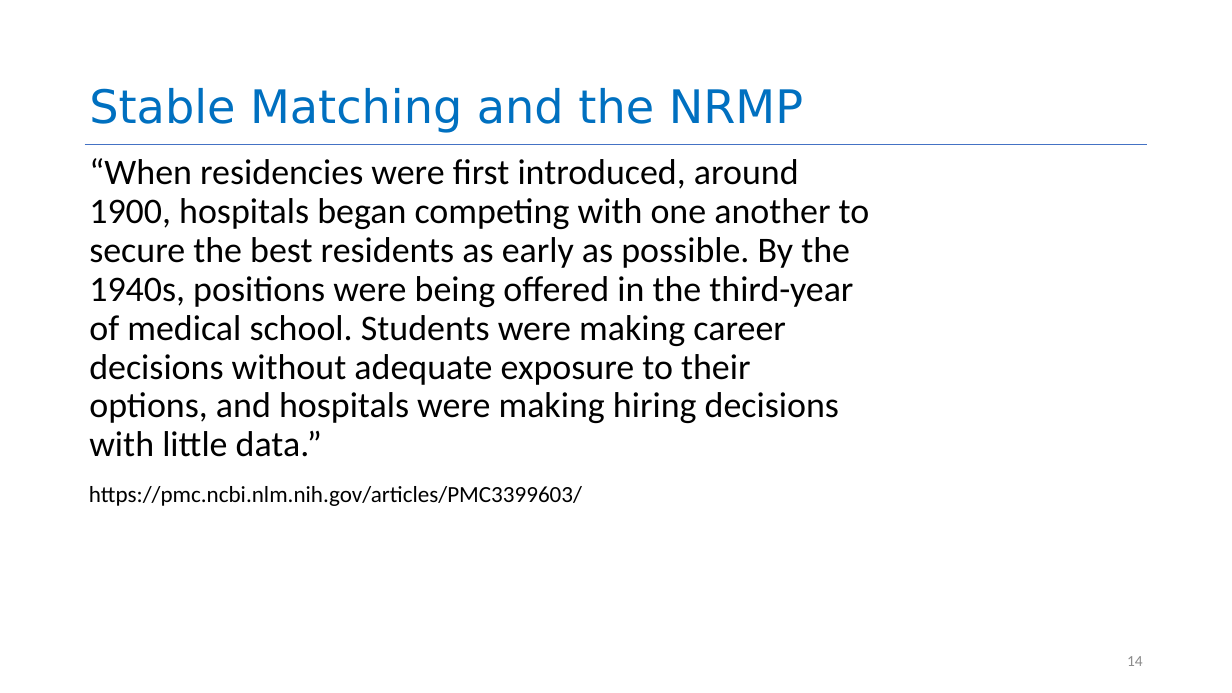
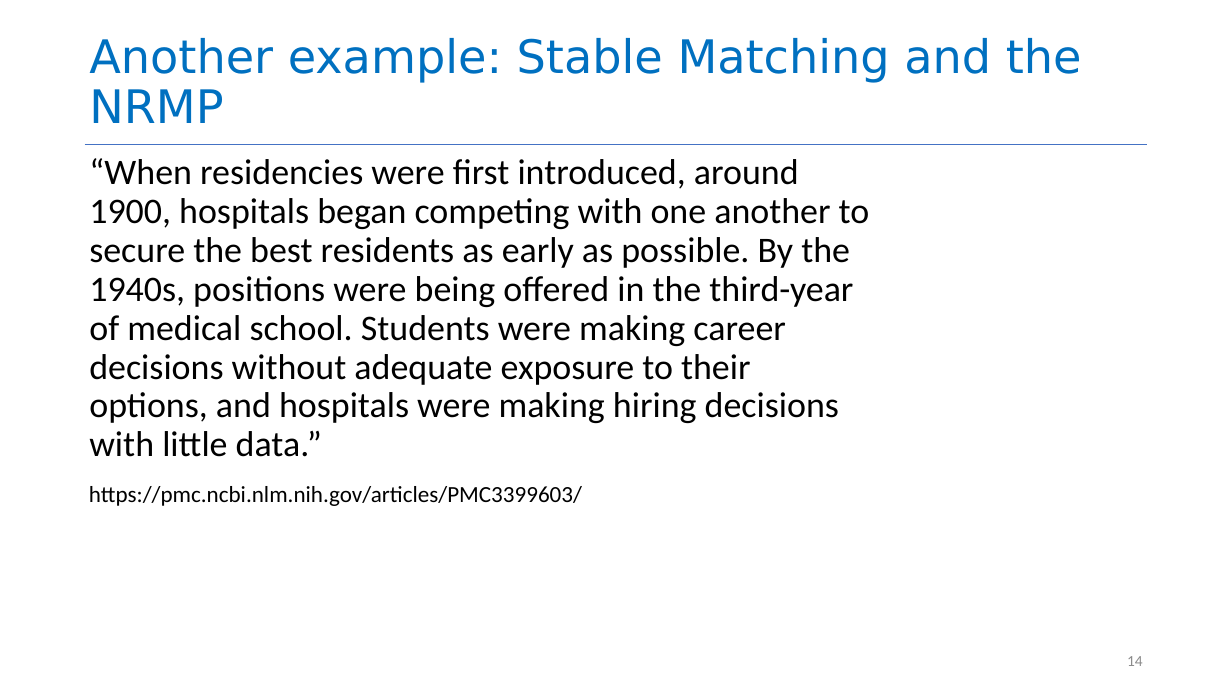
Before and after one commit to neu-se/CS4530-Spring-2026, a slide deck: slide 14 of Slides/Module 15 Engineering Software for Equity.pptx. Drawn at 1232x693 pixels with LibreOffice and Linux fonts; fonts in the diff are those of the drawing. Boxes give left, top, right and bottom in pixels: in the first picture for what was removed or moved away, otherwise in the second. Text is boxed around its words. In the diff, an @@ line names an element or a change of style, - is before the commit and + after.

```diff
--- a/Slides/Module 15 Engineering Software for Equity.pptx
+++ b/Slides/Module 15 Engineering Software for Equity.pptx
@@ title at bbox=[89, 38, 1082, 123]: text changed @@
-Stable Matching and the NRMP
+Another example: Stable Matching and the NRMP
```
Also in this commit, not shown: 7 other slides changed, 3 slides added, 1 other file.
